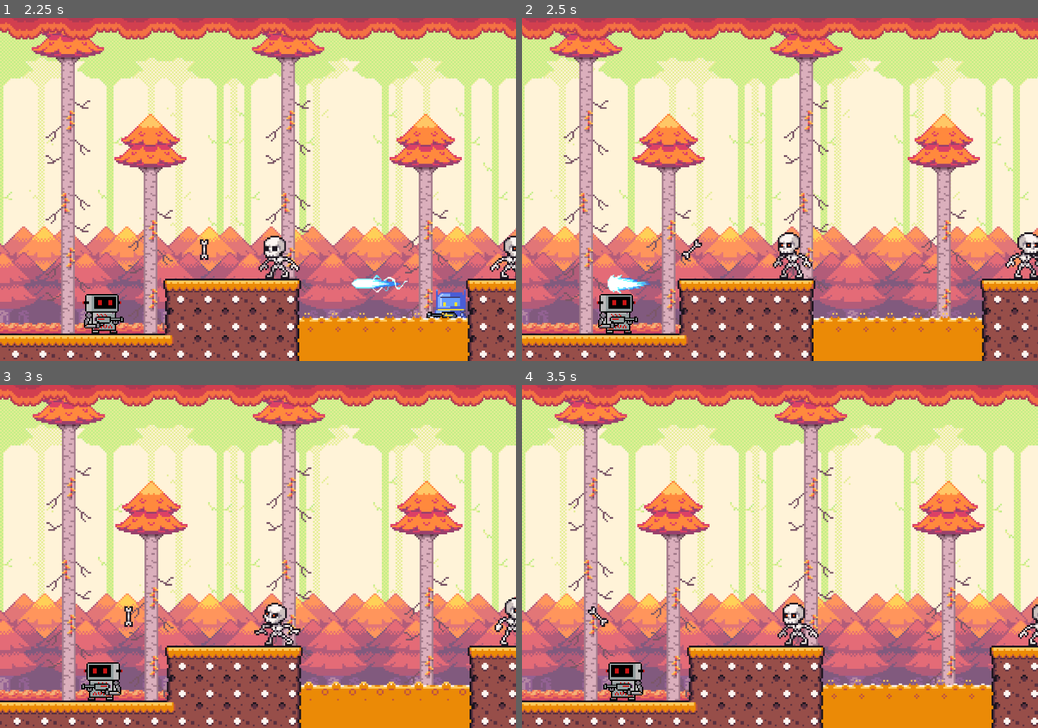
Above: before the commit, frames 1-4 (two rows, left to right).
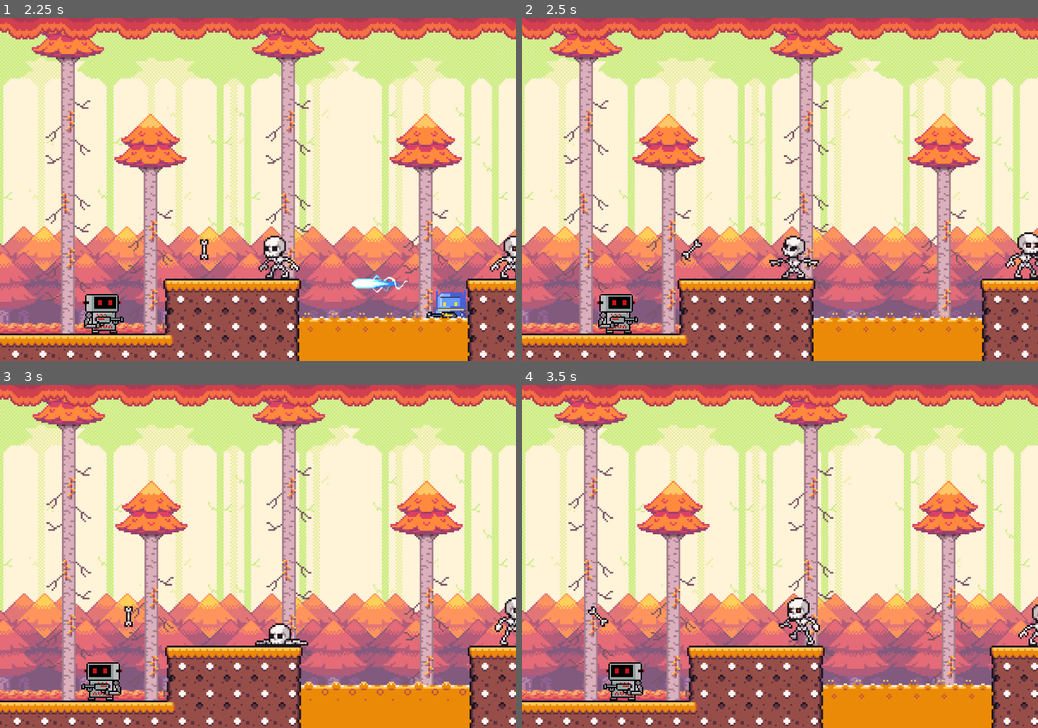
Above: after the commit, the same moments.

Repository: kayqueds/Code-Zone
Game: Godot game, scene res://scene/forest.tscn
Two runs of this game, one before a commit and one after it. Both use one fixed random seed, a clock stepped at 60 frames per second and the inputs below. This scene is started directly instead of the project's main scene.
Inputs:
- Up to frame 1 (2.25 s): hold D (right_p1) 0.53-2.03 s; tap Left (left_p2) at 0.6 s; tap W (jump_p1) at 0.77, 1.52 s; tap Right (right_p2) at 1.35 s; hold A (left_p1) from 2.03 s (still down); tap F (shoot_p1) at 2.1 s
- Up to frame 2 (2.5 s): keep holding A (left_p1)
- Up to frame 3 (3 s): release A (left_p1) at 2.78 s; hold D (right_p1) from 2.78 s (still down); tap Left (left_p2) at 2.85 s
- Up to frame 4 (3.5 s): keep holding D (right_p1); tap W (jump_p1) at 3.02 s

Frame 1 is identical in both runs. In frame 2, 0.8% of the frame differs, in the area x 16-58%, y 62-81%; in frame 3, 0.6%; in frame 4, 0.7%.

Commit message:
feat: adicionando damage nos inimigos

Diff:
--- a/entities/skeleton.tscn
+++ b/entities/skeleton.tscn
@@ -1,9 +1,9 @@
-[gd_scene load_steps=26 format=3 uid="uid://bes2p46skt65p"]
+[gd_scene format=3 uid="uid://bes2p46skt65p"]
 
 [ext_resource type="Script" uid="uid://b7q50irpt7umd" path="res://scripts/skeleton.gd" id="1_yag7t"]
-[ext_resource type="Texture2D" uid="uid://fm3bdt2v6o3q" path="res://sprites/3 - Skeleton/Bone_Toss (32 x 32).png" id="2_4oc3b"]
-[ext_resource type="Texture2D" uid="uid://cx0jeh0nt57x0" path="res://sprites/3 - Skeleton/Crumbling_Into_Bone_Pile (32 x 32).png" id="2_fpmxe"]
-[ext_resource type="Texture2D" uid="uid://dwf1sum44vgtn" path="res://sprites/3 - Skeleton/Limping_Movement (32 x 32).png" id="3_4oc3b"]
+[ext_resource type="Texture2D" uid="uid://fm3bdt2v6o3q" path="res://sprites/4 - Skeleton/Bone_Toss (32 x 32).png" id="2_4oc3b"]
+[ext_resource type="Texture2D" uid="uid://cx0jeh0nt57x0" path="res://sprites/4 - Skeleton/Crumbling_Into_Bone_Pile (32 x 32).png" id="2_fpmxe"]
+[ext_resource type="Texture2D" uid="uid://dwf1sum44vgtn" path="res://sprites/4 - Skeleton/Limping_Movement (32 x 32).png" id="3_4oc3b"]
 
 [sub_resource type="AtlasTexture" id="AtlasTexture_b0uhi"]
 atlas = ExtResource("2_4oc3b")
@@ -156,44 +156,42 @@
 [sub_resource type="RectangleShape2D" id="RectangleShape2D_yag7t"]
 size = Vector2(12, 26)
 
-[node name="Skeleton" type="CharacterBody2D"]
+[node name="Skeleton" type="CharacterBody2D" unique_id=1133772533]
 collision_layer = 4
 script = ExtResource("1_yag7t")
 
-[node name="AnimatedSprite2D" type="AnimatedSprite2D" parent="."]
+[node name="AnimatedSprite2D" type="AnimatedSprite2D" parent="." unique_id=1282196707]
 position = Vector2(0, 0.1)
 sprite_frames = SubResource("SpriteFrames_yag7t")
-animation = &"walk"
+animation = &"attack"
 
-[node name="CollisionShape2D" type="CollisionShape2D" parent="."]
-visible = false
+[node name="CollisionShape2D" type="CollisionShape2D" parent="." unique_id=754526649]
 position = Vector2(2, 3)
 shape = SubResource("CapsuleShape2D_fpmxe")
 
-[node name="Hitbox" type="Area2D" parent="." groups=["Enemies"]]
+[node name="Hitbox" type="Area2D" parent="." unique_id=408960264 groups=["Enemies"]]
 visible = false
-collision_layer = 4
-collision_mask = 2
+collision_layer = 2
 
-[node name="CollisionShape2D" type="CollisionShape2D" parent="Hitbox"]
+[node name="CollisionShape2D" type="CollisionShape2D" parent="Hitbox" unique_id=1232723462]
 position = Vector2(2, 3)
 shape = SubResource("RectangleShape2D_yag7t")
 debug_color = Color(0.967938, 0, 0.471078, 0.42)
 
-[node name="WallDetector" type="RayCast2D" parent="."]
+[node name="WallDetector" type="RayCast2D" parent="." unique_id=2002978728]
 position = Vector2(1, 13)
 target_position = Vector2(11, 0)
 
-[node name="GroundDetector" type="RayCast2D" parent="."]
+[node name="GroundDetector" type="RayCast2D" parent="." unique_id=663115353]
 position = Vector2(11, 0)
 target_position = Vector2(0, 19)
 
-[node name="PlayerDetector" type="RayCast2D" parent="."]
+[node name="PlayerDetector" type="RayCast2D" parent="." unique_id=242337055]
 position = Vector2(0, 13)
 target_position = Vector2(48, 0)
 collision_mask = 2
 
-[node name="BoneStartPosition" type="Node2D" parent="."]
+[node name="BoneStartPosition" type="Node2D" parent="." unique_id=2102070912]
 position = Vector2(13, -1)
 
 [connection signal="animation_finished" from="AnimatedSprite2D" to="." method="_on_animated_sprite_2d_animation_finished"]
--- a/scene/bullet.tscn
+++ b/scene/bullet.tscn
@@ -50,14 +50,19 @@
 size = Vector2(25, 8)
 
 [node name="Bullet" type="Area2D" unique_id=188579184]
+collision_layer = 4
+collision_mask = 2
 script = ExtResource("1_v8qja")
 
 [node name="AnimatedSprite2D" type="AnimatedSprite2D" parent="." unique_id=704440132]
 scale = Vector2(0.5624998, 0.5625)
 sprite_frames = SubResource("SpriteFrames_gofb6")
 autoplay = "default"
-frame_progress = 0.3227565
+frame_progress = 0.21603473
 
 [node name="CollisionShape2D" type="CollisionShape2D" parent="." unique_id=474655065]
 position = Vector2(3.5, 0)
 shape = SubResource("RectangleShape2D_4bibm")
+
+[connection signal="area_entered" from="." to="." method="_on_area_entered"]
+[connection signal="body_entered" from="." to="." method="_on_body_entered"]
--- a/scene/charged_bullet.tscn
+++ b/scene/charged_bullet.tscn
@@ -54,17 +54,24 @@
 }]
 
 [sub_resource type="RectangleShape2D" id="RectangleShape2D_4bibm"]
-size = Vector2(49, 28)
+size = Vector2(20.25, 15)
 
 [node name="Charged_Bullet" type="Area2D" unique_id=188579184]
+position = Vector2(-1, -3)
+collision_layer = 4
+collision_mask = 2
 script = ExtResource("1_mt33h")
 
 [node name="AnimatedSprite2D" type="AnimatedSprite2D" parent="." unique_id=704440132]
-scale = Vector2(0.9999997, 1)
+position = Vector2(0, 5)
+scale = Vector2(0.41666657, 0.4166667)
 sprite_frames = SubResource("SpriteFrames_gofb6")
 autoplay = "default"
-frame_progress = 0.006570476
+frame_progress = 0.27257752
 
 [node name="CollisionShape2D" type="CollisionShape2D" parent="." unique_id=474655065]
-position = Vector2(4.5, 0)
+position = Vector2(2.125, 5.5)
 shape = SubResource("RectangleShape2D_4bibm")
+
+[connection signal="area_entered" from="." to="." method="_on_area_entered"]
+[connection signal="body_entered" from="." to="." method="_on_body_entered"]
--- a/scripts/bullet.gd
+++ b/scripts/bullet.gd
@@ -3,12 +3,10 @@
 @onready var sprite = $AnimatedSprite2D
 
 var speed = 600.0
+var damage = 10
 var direction = Vector2.RIGHT
 
 func _ready():
-
-	if direction.x < 0:
-		sprite.flip_h = true
 
 	await get_tree().create_timer(3.0).timeout
 	queue_free()
@@ -21,7 +19,29 @@
 
 	direction = new_direction
 
-	if direction.x < 0:
-		sprite.flip_h = true
-	else:
-		sprite.flip_h = false
+	sprite.flip_h = direction.x < 0
+
+func _on_body_entered(body):
+
+	if body.has_method("take_damage"):
+		body.take_damage(damage)
+		queue_free()
+
+
+
+
+func _on_area_entered(area: Area2D) -> void:
+
+	print("COLIDI:", area.name)
+
+	if area.get_parent().has_method("take_damage"):
+
+		area.get_parent().take_damage(damage)
+
+		queue_free()
+
+	if area.get_parent().has_method("take_damage"):
+
+		area.get_parent().take_damage(damage)
+
+		queue_free()
--- a/scripts/charged_bullet.gd
+++ b/scripts/charged_bullet.gd
@@ -1,15 +1,14 @@
-extends Node2D
+extends Area2D
 
 @onready var sprite = $AnimatedSprite2D
 
-var speed = 500.0
-var damage = 100
-
+var speed = 450.0
+var damage = 40
 var direction = Vector2.RIGHT
 
 func _ready():
 
-	sprite.play("default")
+	scale = Vector2(2, 2)
 
 	await get_tree().create_timer(5.0).timeout
 	queue_free()
@@ -22,7 +21,20 @@
 
 	direction = new_direction
 
-	if direction.x < 0:
-		sprite.flip_h = true
-	else:
-		sprite.flip_h = false
+	sprite.flip_h = direction.x < 0
+
+func _on_body_entered(body):
+
+	if body.has_method("take_damage"):
+
+		body.take_damage(damage)
+
+		queue_free()
+
+func _on_area_entered(area: Area2D) -> void:
+
+	if area.get_parent().has_method("take_damage"):
+
+		area.get_parent().take_damage(damage)
+
+		queue_free()
--- a/scripts/skeleton.gd
+++ b/scripts/skeleton.gd
@@ -16,14 +16,19 @@
 @onready var bone_start_position: Node2D = $BoneStartPosition
 
 const SPEED = 7.0
-const JUMP_VELOCITY = -400.0
 
+@export var max_health = 50
+
+var health = 50
 var status: SkeletonState
 
 var direction = 1
 var can_throw = true
+var invulnerable = false
 
 func _ready() -> void:
+
+	health = max_health
 	go_to_walk_state()
 
 func _physics_process(delta: float) -> void:
@@ -32,67 +37,120 @@
 		velocity += get_gravity() * delta
 
 	match status:
+
 		SkeletonState.walk:
 			walk_state(delta)
+
 		SkeletonState.attack:
 			attack_state(delta)
+
 		SkeletonState.hurt:
 			hurt_state(delta)
 
 	move_and_slide()
 
 func go_to_walk_state():
+
 	status = SkeletonState.walk
 	anim.play("walk")
 
 func go_to_attack_state():
+
 	status = SkeletonState.attack
 	anim.play("attack")
+
 	velocity = Vector2.ZERO
 	can_throw = true
 
 func go_to_hurt_state():
+
 	status = SkeletonState.hurt
 	anim.play("hurt")
-	hitbox.process_mode = Node.PROCESS_MODE_DISABLED
+
 	velocity = Vector2.ZERO
 
 func walk_state(_delta):
+
 	if anim.frame == 3 or anim.frame == 4:
 		velocity.x = SPEED * direction
 	else:
 		velocity.x = 0
 
 	if wall_detector.is_colliding():
-		scale.x *= -1
-		direction *= -1
+		flip_enemy()
 
 	if not ground_detector.is_colliding():
-		scale.x *= -1
-		direction *= -1
+		flip_enemy()
 
 	if player_detector.is_colliding():
 		go_to_attack_state()
-		return
 
 func attack_state(_delta):
-	if anim.frame == 2 && can_throw:
+
+	if anim.frame == 2 and can_throw:
+
 		throw_bone()
 		can_throw = false
 
 func hurt_state(_delta):
 	pass
 
-func take_damage():
+func take_damage(damage):
+
+	if invulnerable:
+		return
+
+	invulnerable = true
+
+	health -= damage
+
+	print("Vida inimigo:", health)
+
+	# efeito visual dano
+	modulate = Color.RED
+
+	# knockback
+	velocity.x = -direction * 80
+
+	if health <= 0:
+
+		die()
+		return
+
 	go_to_hurt_state()
 
+	await get_tree().create_timer(0.15).timeout
+
+	modulate = Color.WHITE
+
+	await get_tree().create_timer(0.25).timeout
+
+	invulnerable = false
+
+func die():
+
+	queue_free()
+
 func throw_bone():
+
 	var new_bone = SPINNING_BONE.instantiate()
+
 	add_sibling(new_bone)
+
 	new_bone.position = bone_start_position.global_position
-	new_bone.set_direction(self.direction)
+	new_bone.set_direction(direction)
+
+func flip_enemy():
+
+	scale.x *= -1
+	direction *= -1
 
 func _on_animated_sprite_2d_animation_finished() -> void:
+
 	if anim.animation == "attack":
+
 		go_to_walk_state()
-		return
+
+	elif anim.animation == "hurt":
+
+		go_to_walk_state()
